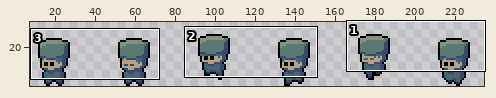
File history of a sprite sheet, assets/sprites/player/soldier/soldier.png. Above: a wide view before the commit, with the close-up outlined.
Close-up. Old version:
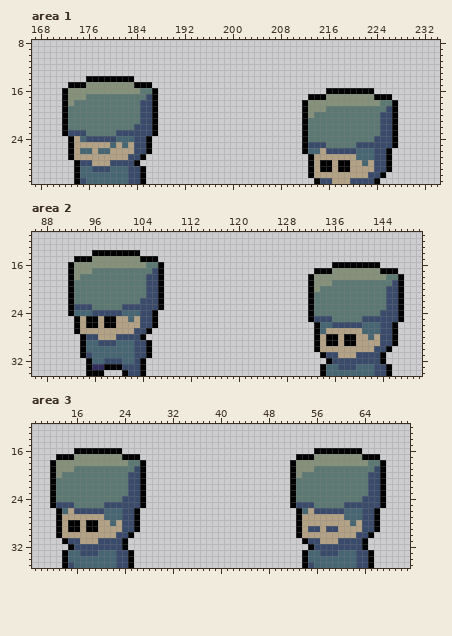
The file is 240x40 pixels. Shown: area 1: x 167..234, y 8..31; area 2: x 86..150, y 11..34; area 3: x 9..71, y 12..35. The wide view leaves out empty margins.
After:
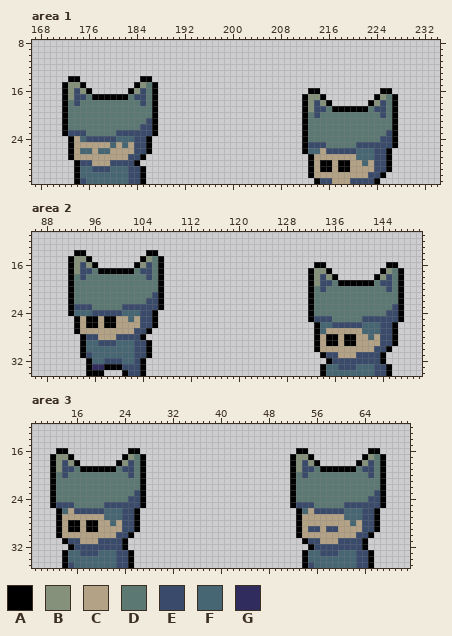
Palette (. is transparent): A #000000  B #85917a  C #b3a286  D #5c7873  E #3a4a6b  F #466673  G #302c5e
Changes in this commit:
--- area 1
@@ x 167..234 @@
 13 ....................................................................
-14 .........AAAAAAAA...................................................
-15 ......AAABBBBBBBBAAA................................................
-16 .....ABBBBBBBBBBBBDDA............................AAAAAAAA...........
-17 .....ABBBDDDDDDDDDDEA.........................AAABBBBBBBBAAA........
-18 .....ABDDDDDDDDDDDEEA........................ABBBBBBBBBBBBDDA.......
-19 .....ADDDDDDDDDDDDEEA........................ABBBDDDDDDDDDDEA.......
-20 .....ADDDDDDDDDDDDEEA........................ABDDDDDDDDDDDEEA.......
-21 .....ADDDDDDDDDDDDEEA........................ADDDDDDDDDDDDEEA.......
-22 .....ADDDDDDDDDDDEEEA........................ADDDDDDDDDDDDEEA.......
-23 .....AEEEDDDDDEEEEEEA........................ADDDDDDDDDDDDEEA.......
-24 ......ACFEEEEEFFFEEA.........................ADDDDDDDDDDDEEEA.......
+14 ......AA..........AA................................................
+15 .....ABBA........ABDA...............................................
+16 .....ABEBA......ABEDA.........................AA..........AA........
+17 .....ABEEDAAAAAADEEDA........................ABBA........ABDA.......
+18 .....ADEDDDDDDDDDDEDA........................ABEBA......ABEDA.......
+19 .....ADDDDDDDDDDDDDDA........................ABEEDAAAAAADEEDA.......
+20 .....ADDDDDDDDDDDDDDA........................ADEDDDDDDDDDDEDA.......
+21 .....ADDDDDDDDDDDDDEA........................ADDDDDDDDDDDDDDA.......
+22 .....ADDDDDDDDDDDDEEA........................ADDDDDDDDDDDDDDA.......
+23 .....AEEEDDDDDEEEEEEA........................ADDDDDDDDDDDDDEA.......
+24 ......ACFEEEEEFFFEEA.........................ADDDDDDDDDDDDEEA.......
 25 ......ACCCCCCFCFCEEA.........................AEEEDDDDDEEEEEEA.......
--- area 2
@@ x 86..150 @@
 13 .................................................................
-14 ..........AAAAAAAA...............................................
-15 .......AAABBBBBBBBAAA............................................
-16 ......ABBBBBBBBBBBBDDA............................AAAAAAAA.......
-17 ......ABBBDDDDDDDDDDEA.........................AAABBBBBBBBAAA....
-18 ......ABDDDDDDDDDDDEEA........................ABBBBBBBBBBBBDDA...
-19 ......ADDDDDDDDDDDDEEA........................ABBBDDDDDDDDDDEA...
-20 ......ADDDDDDDDDDDDEEA........................ABDDDDDDDDDDDEEA...
-21 ......ADDDDDDDDDDDDEEA........................ADDDDDDDDDDDDEEA...
-22 ......ADDDDDDDDDDDEEEA........................ADDDDDDDDDDDDEEA...
-23 ......AEEEDDDDDEEEEEEA........................ADDDDDDDDDDDDEEA...
-24 ......AFFFEEEEEFFFEEA.........................ADDDDDDDDDDDEEEA...
+14 .......AA..........AA............................................
+15 ......ABBA........ABDA...........................................
+16 ......ABEBA......ABEDA.........................AA..........AA....
+17 ......ABEEDAAAAAADEEDA........................ABBA........ABDA...
+18 ......ADEDDDDDDDDDDEDA........................ABEBA......ABEDA...
+19 ......ADDDDDDDDDDDDDDA........................ABEEDAAAAAADEEDA...
+20 ......ADDDDDDDDDDDDDDA........................ADEDDDDDDDDDDEDA...
+21 ......ADDDDDDDDDDDDDEA........................ADDDDDDDDDDDDDDA...
+22 ......ADDDDDDDDDDDDEEA........................ADDDDDDDDDDDDDDA...
+23 ......AEEEDDDDDEEEEEEA........................ADDDDDDDDDDDDDEA...
+24 ......AFFFEEEEEFFFEEA.........................ADDDDDDDDDDDDEEA...
 25 .......ACAACAACCFCEEA.........................AEEEDDDDDEEEEEEA...
--- area 3
@@ x 9..71 @@
 15 ...............................................................
-16 .......AAAAAAAA................................AAAAAAAA........
-17 ....AAABBBBBBBBAAA..........................AAABBBBBBBBAAA.....
-18 ...ABBBBBBBBBBBBDDA........................ABBBBBBBBBBBBDDA....
-19 ...ABBBDDDDDDDDDDEA........................ABBBDDDDDDDDDDEA....
-20 ...ABDDDDDDDDDDDEEA........................ABDDDDDDDDDDDEEA....
-21 ...ADDDDDDDDDDDDEEA........................ADDDDDDDDDDDDEEA....
-22 ...ADDDDDDDDDDDDEEA........................ADDDDDDDDDDDDEEA....
-23 ...ADDDDDDDDDDDDEEA........................ADDDDDDDDDDDDEEA....
-24 ...ADDDDDDDDDDDEEEA........................ADDDDDDDDDDDEEEA....
+16 ....AA..........AA..........................AA..........AA.....
+17 ...ABBA........ABDA........................ABBA........ABDA....
+18 ...ABEBA......ABEDA........................ABEBA......ABEDA....
+19 ...ABEEDAAAAAADEEDA........................ABEEDAAAAAADEEDA....
+20 ...ADEDDDDDDDDDDEDA........................ADEDDDDDDDDDDEDA....
+21 ...ADDDDDDDDDDDDDDA........................ADDDDDDDDDDDDDDA....
+22 ...ADDDDDDDDDDDDDDA........................ADDDDDDDDDDDDDDA....
+23 ...ADDDDDDDDDDDDDEA........................ADDDDDDDDDDDDDEA....
+24 ...ADDDDDDDDDDDDEEA........................ADDDDDDDDDDDDEEA....
 25 ...AEEEDDDDDEEEEEEA........................AEEEDDDDDEEEEEEA....
Pixel boxes of the changes (left, top, right, bottom) in both close-ups:
changed: (62, 76, 158, 130)
changed: (302, 88, 398, 142)
changed: (68, 250, 164, 304)
changed: (308, 262, 404, 316)
changed: (50, 448, 146, 502)
changed: (290, 448, 386, 502)
